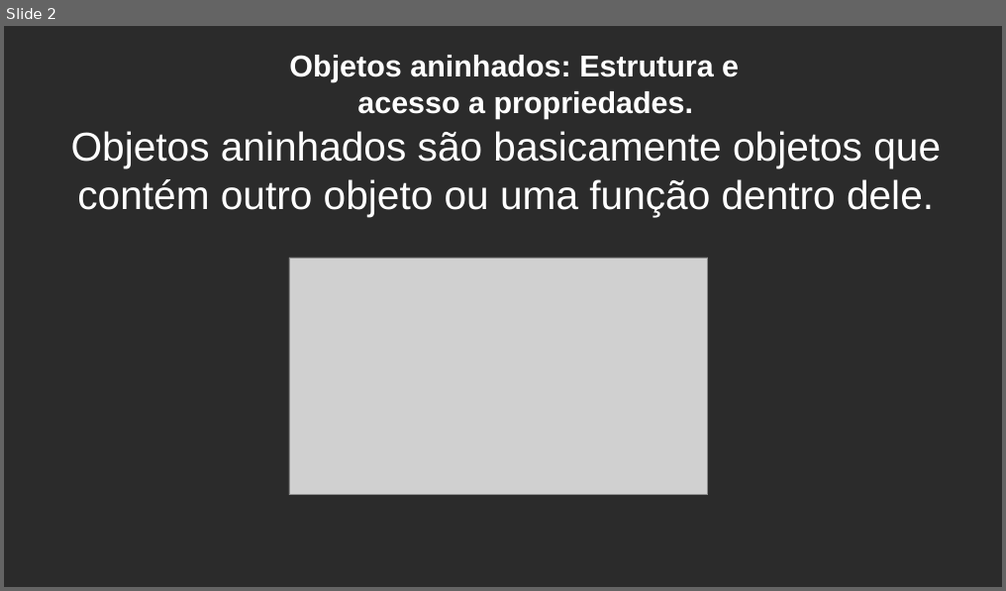
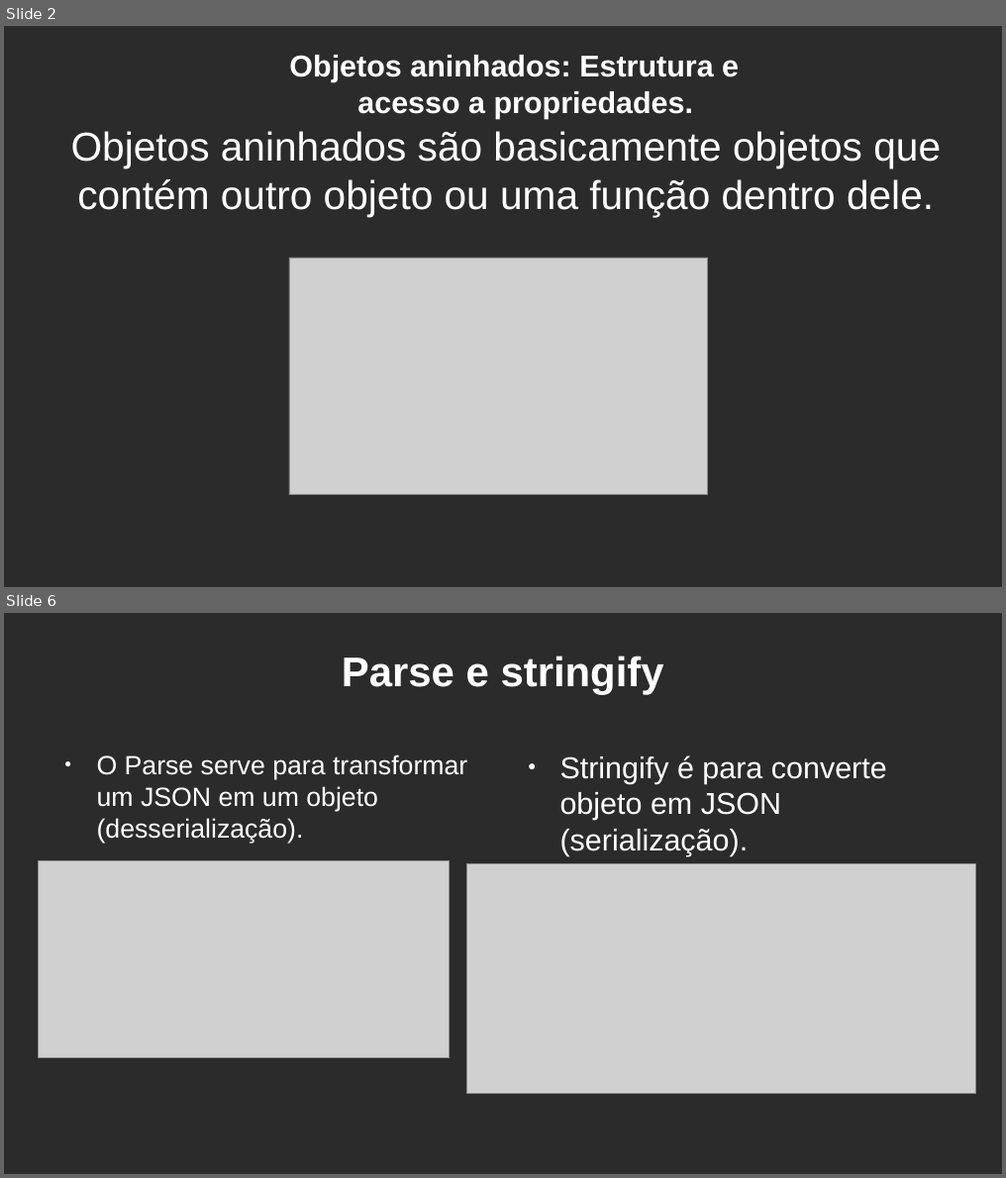
Before and after one commit to Fabio815/JavaScript, a slide deck: Semana6/Sem título 1.odp. Shown one above the other, each under a label of ours: slide 2 before the commit, slides 2 and 6 after it; the slides between them are not shown. The pictures are 1006x591 and 1006x1178 pixels, drawn with LibreOffice and Linux fonts; fonts in the diff are those of the drawing; grey boxes stand for pictures; background and template pictures are left out; a plain dark background stands for a picture behind light text. Boxes give left, top, right and bottom in pixels: in the first picture for what was removed or moved away, otherwise in the second. Text is boxed around its words. In the diff, an @@ line names an element or a change of style, - is before the commit and + after.

```diff
--- a/Semana6/Sem título 1.odp
+++ b/Semana6/Sem título 1.odp
@@ slide 6 added at (4, 613, 1002, 1174), background picture (left out) @@
@@ title added at (342, 656, 664, 694), 33 pt, text #FFFFFF, bold @@
+Parse e stringify
@@ text added at (97, 755, 467, 843), 21 pt, text #FFFFFF @@
+● O Parse serve para transformar um JSON em um objeto (desserialização).
@@ text added at (560, 756, 887, 857), 24 pt, text #FFFFFF @@
+● Stringify é para converte objeto em JSON (serialização).
@@ picture added at (39, 861, 450, 1059) @@
@@ picture added at (467, 863, 976, 1094) @@
```
Also in this commit, not shown: 1 slide changed, 2 other slides added, 5 other files.
